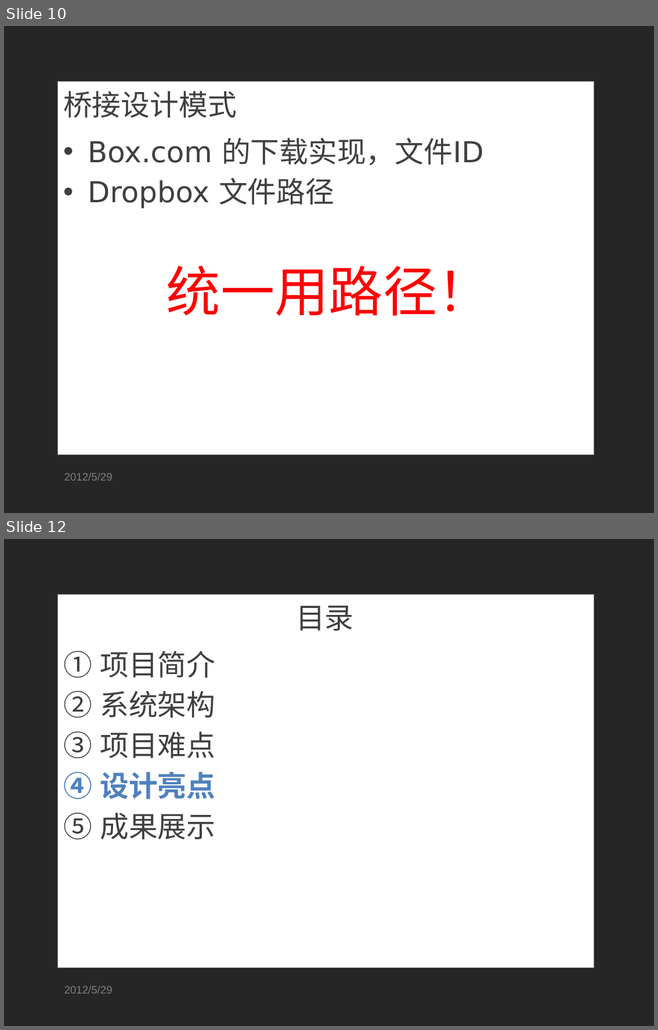
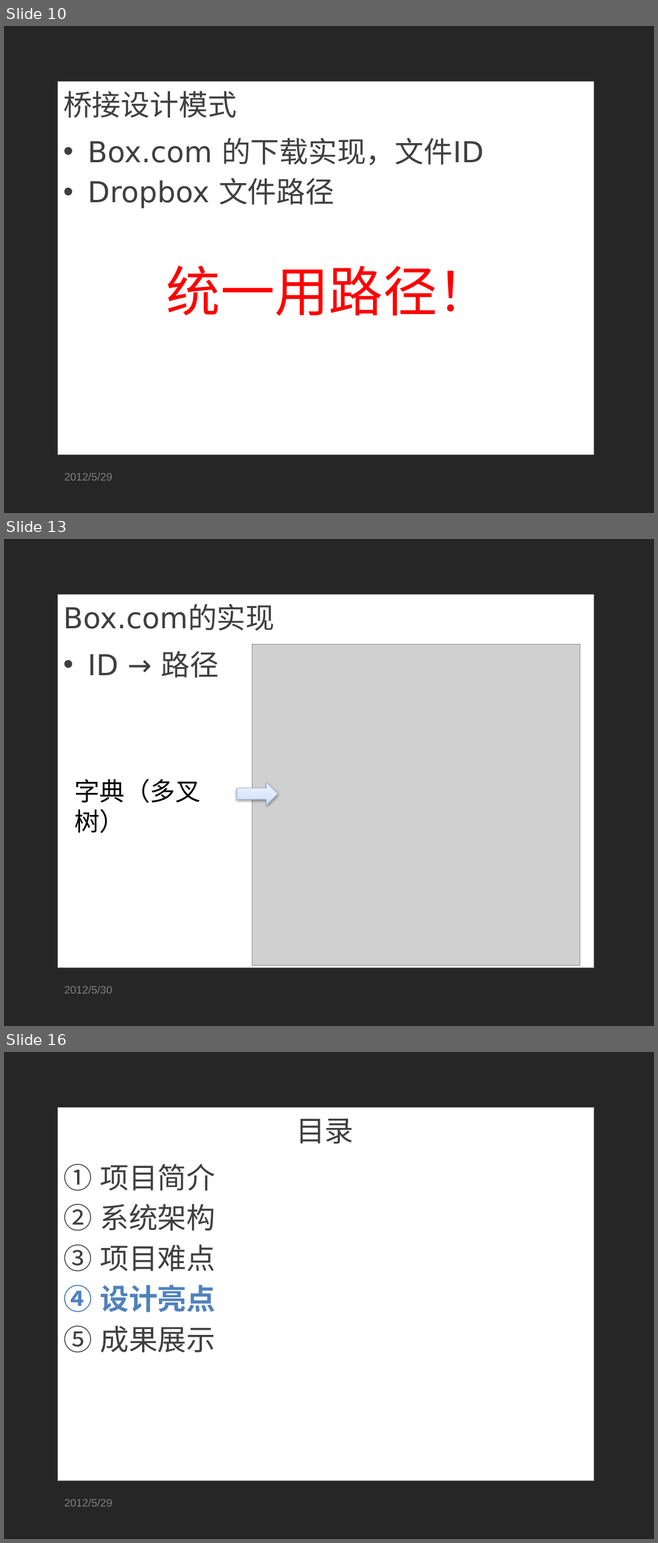
Before and after one commit to SoSkyrim/ricky-tan, a slide deck: work/毕业设计_答辩.pptx. Shown one above the other, each under a label of ours: slides 10 and 12 before the commit, slides 10, 13 and 16 after it; the slides between them are not shown. The pictures are 658x1030 and 658x1543 pixels, drawn with LibreOffice and Linux fonts; fonts in the diff are those of the drawing; grey boxes stand for pictures; background and template pictures are left out. Boxes give left, top, right and bottom in pixels: in the first picture for what was removed or moved away, otherwise in the second. Text is boxed around its words. In the diff, an @@ line names an element or a change of style, - is before the commit and + after.

```diff
--- a/work/毕业设计_答辩.pptx
+++ b/work/毕业设计_答辩.pptx
@@ slide 13 added at [4,539,654,1026], background picture (left out); not listed: 1 template element that a slide beside it also shows @@
@@ title added at [63,605,274,631], 32 pt, text #3F3F3F @@
+Box.com的实现
@@ text added at [88,651,219,678], 32 pt, text #3F3F3F @@
+• ID → 路径
@@ picture added at [252,644,579,965] @@
@@ text added at [74,779,201,833], 28 pt, text #000000 @@
+字典（多叉树）
@@ right arrow added at [237,783,278,805], fill gradient #CCDEFF to #DAE7FF to #F0F5FF, outline #ADBCD7 0.75 pt @@
@@ text added at [64,986,112,994], 12 pt, text #7F7F7F @@
+2012/5/30
@@ what was slide 12 is now slide 16 @@
```
Also in this commit, not shown: 3 slides changed, 3 other slides added, 1 slide removed.
